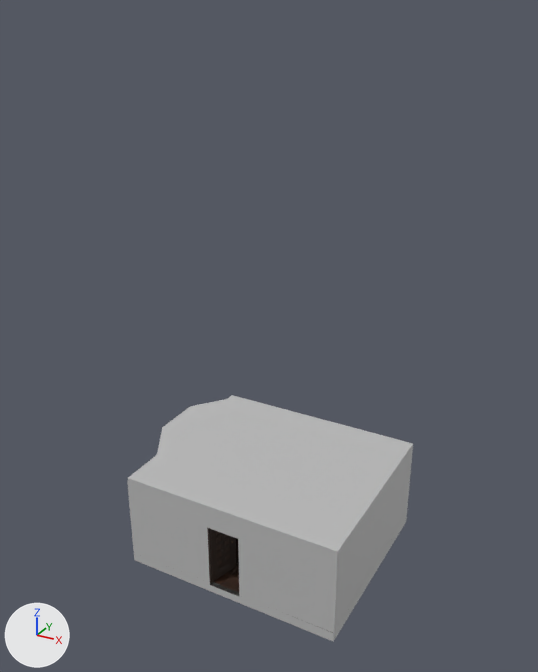
A saved change to the FBX model Assets/MayaAssets/Building/Office_first_floor.fbx.
Camera for both pictures: a 50 mm camera at (0.983, -1.383, 1.681) aimed at (0.135, 0.158, 0.911). Lighting does not change. The marker at lower left points along +X, +Y and +Z. Where no turn or scale is listed for an object, it has been applied to the vertices.

The first picture shows 'ceiling', 'floor1', 'pCube39', 'walls'.
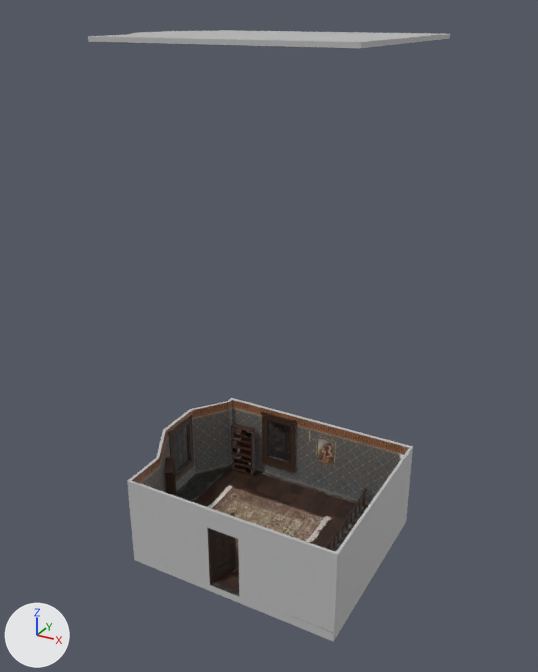
Location of each change, [x1, y1, x2, y2] in pixels of the pictures (538 x 672 px):
'ceiling', moved
    before: [128, 395, 413, 555]
    after: [88, 30, 450, 48]
'pPlane1', added
    after: [208, 485, 331, 543]
'thin_bookstand:Furniture1:bookcase_base2', added
    after: [230, 423, 256, 476]
    faces in mat_thin_bookstand_old_dark_wood: [230, 423, 256, 474]
    faces in mat_thin_bookstand_very_dark_wood: [231, 427, 256, 476]
'women_in_fire_painting:pCube1', added
    after: [316, 437, 336, 467]
    faces in mat_women_in_fire_painting_lambert4 (picture img_women_in_fire_jpg): [318, 438, 334, 465]
'bookcase_base2', added
    after: [165, 458, 176, 496]
    faces in mat_thin_bookstand_old_dark_wood: [165, 458, 176, 496]
'book_12', added
    after: [232, 428, 238, 434]
'book_1', added
    after: [238, 429, 241, 434]
'parquete_right1', unchanged, uncovered by the edit
    before: [213, 538, 239, 585]
    after: [194, 466, 305, 585]
'parquete_right', unchanged, uncovered by the edit
    before: [222, 566, 239, 592]
    after: [222, 488, 358, 592]

The change, as a diff of the scene's bpy script:
```diff
--- a/Assets/MayaAssets/Building/Office_first_floor.fbx.py
+++ b/Assets/MayaAssets/Building/Office_first_floor.fbx.py
@@ mat_books_books @@
+mat_books_books = bpy.data.materials.new('Books:books')
+# uses the picture img_books_jpg
@@ mat_books_lacquer_wall @@
+mat_books_lacquer_wall = bpy.data.materials.new('Books:lacquer_wall')
+# uses the picture img_dirty_wall_jpg
+# uses the picture img_first_wall_normal_tiff
@@ mat_library_carptet @@
+mat_library_carptet = bpy.data.materials.new('library_carptet')
+# uses the picture img_library_carpet_png
@@ mat_thin_bookstand_old_dark_wood @@
+mat_thin_bookstand_old_dark_wood = bpy.data.materials.new('thin_bookstand:old_dark_wood')
+# uses the picture img_old_dark_wood_tiff
+# uses the picture img_old_wood_normal_tiff
@@ mat_thin_bookstand_very_dark_wood @@
+mat_thin_bookstand_very_dark_wood = bpy.data.materials.new('thin_bookstand:very_dark_wood')
+# uses the picture img_very_dark_wood_jpg
+# uses the picture img_wood_normal_tiff
@@ mat_women_in_fire_painting_phong1 @@
+mat_women_in_fire_painting_phong1 = bpy.data.materials.new('women_in_fire_painting:phong1')
+# uses the picture img_metal_normal_tif
+# uses the picture img_pictures_frame_three_png
@@ ob_ceiling @@
 ob_ceiling = bpy.data.objects.new('ceiling', me_mesh_038)
-ob_ceiling.location = (0.453, 0.426, 0.532)
+ob_ceiling.location = (0.453, 0.426, 1.624)
@@ ob_book_6 @@
+ob_book_6 = bpy.data.objects.new('book_6', me_mesh_060)  # 80 vertices, 82 faces; spans x 0.0003..0.0208, y -0.0024..0.0059, z -0.0031..0.0139; in mat_books_book_5 (picture img_book_2_jpg), mat_lambert1 (grey #bcbcbc)
+ob_book_6.location = (-0.107, 0.396, 0.318)
@@ ob_pplane1 @@
+ob_pplane1 = bpy.data.objects.new('pPlane1', me_mesh_039)  # 121 vertices, 100 faces; spans x -0.185..0.184, y -0.136..0.135, z 0.0..0.003
+ob_pplane1.location = (0.087, 0.176, 0.287)
@@ ob_book_1 @@
+ob_book_1 = bpy.data.objects.new('book_1', me_mesh_071)  # 24 vertices, 26 faces; spans x 0.0004..0.005, y -0.0036..0.0095, z -0.0032..0.0146; in mat_books_book_4 (picture img_book_1_jpg)
+ob_book_1.location = (-0.106, 0.395, 0.431)
@@ ob_book_12 @@
+ob_book_12 = bpy.data.objects.new('book_12', me_mesh_066)  # 80 vertices, 82 faces; spans x -0.0171..0.0037, y -0.0054..0.0132, z 0.0001..0.0208; in mat_books_book_5 (picture img_book_2_jpg), mat_lambert1 (grey #bcbcbc)
+ob_book_12.location = (-0.109, 0.39, 0.427)
@@ ob_bookcase_base2 @@
+ob_bookcase_base2 = bpy.data.objects.new('bookcase_base2', me_mesh_047)  # 592 vertices, 582 faces; spans x -0.042..0.024, y -0.024..0.057, z -0.084..0.083
+ob_bookcase_base2.location = (-0.16, 0.09, 0.369)
@@ ob_women_in_fire_painting_pcube1 @@
+ob_women_in_fire_painting_pcube1 = bpy.data.objects.new('women_in_fire_painting:pCube1', me_mesh_050)  # 188 vertices, 186 faces; spans x -0.01..0.0537, y 0.0019..0.005, z -0.0226..0.0694; in mat_women_in_fire_painting_lambert4 (picture img_women_in_fire_jpg)
+ob_women_in_fire_painting_pcube1.location = (0.17, 0.414, 0.412)
@@ ob_thin_bookstand_furniture1_bookcase_base2 @@
+ob_thin_bookstand_furniture1_bookcase_base2 = bpy.data.objects.new('thin_bookstand:Furniture1:bookcase_base2', me_mesh_046)  # 592 vertices, 582 faces; spans x -0.022..0.06, y -0.015..0.015, z -0.084..0.084
+ob_thin_bookstand_furniture1_bookcase_base2.location = (-0.109, 0.395, 0.369)
```
